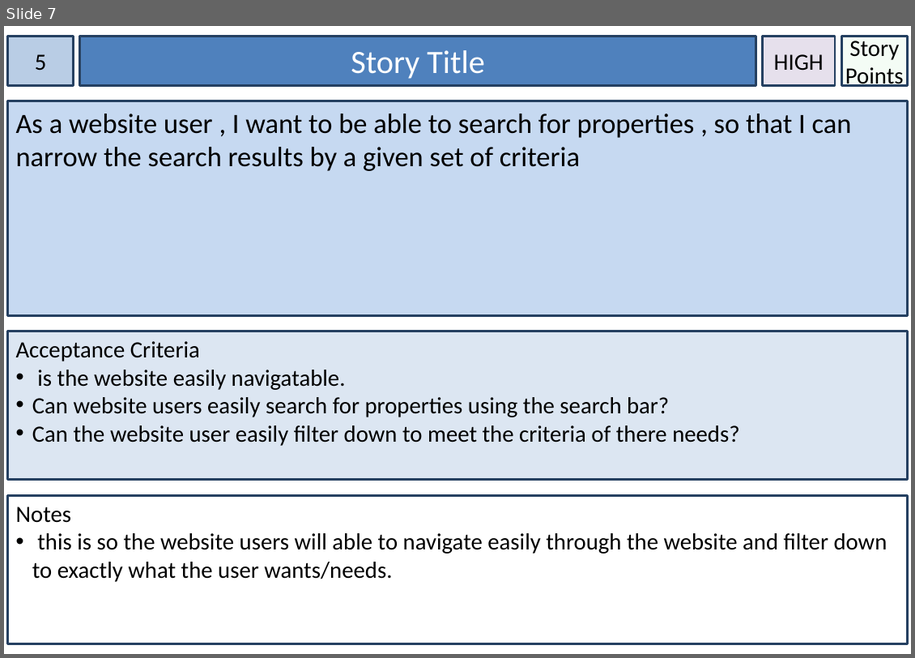
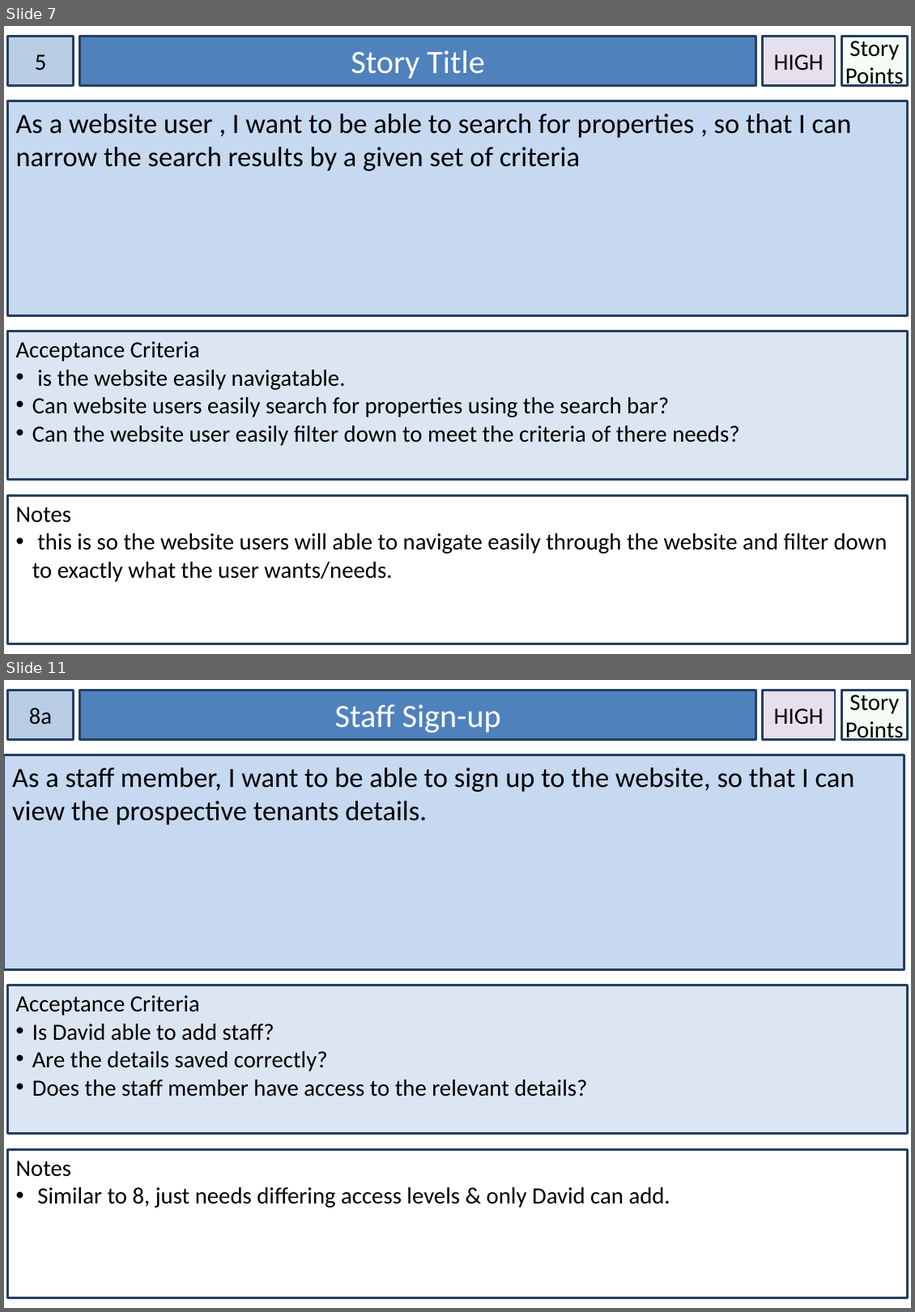
Before and after one commit to neeby/flowerpotmen, a slide deck: Things.pptx. Shown one above the other, each under a label of ours: slide 7 before the commit, slides 7 and 11 after it; the slides between them are not shown. The pictures are 915x658 and 915x1312 pixels, drawn with LibreOffice and Linux fonts; fonts in the diff are those of the drawing. Boxes give left, top, right and bottom in pixels: in the first picture for what was removed or moved away, otherwise in the second. Text is boxed around its words. In the diff, an @@ line names an element or a change of style, - is before the commit and + after.

```diff
--- a/Things.pptx
+++ b/Things.pptx
@@ slide 11 added at [4, 680, 911, 1308], background #FFFFFF @@
@@ rectangle added at [7, 690, 74, 739], fill #B9CDE5, outline #254061 2 pt, 20 pt, text #000000 @@
+8a
@@ rectangle added at [80, 690, 756, 739], fill #4F81BD, outline #254061 2 pt, 28 pt, text #FFFFFF @@
+Staff Sign-up
@@ rectangle added at [763, 690, 836, 739], fill #E6E0EC, outline #254061 2 pt, 20 pt, text #000000 @@
+HIGH
@@ rectangle added at [842, 690, 908, 739], fill #CCF0CD at 20% opacity, outline #254061 2 pt, 20 pt, text #000000 @@
+Story Points
@@ rectangle added at [4, 755, 905, 970], fill #C6D9F1, outline #254061 2 pt, 24 pt, text #000000 @@
+As a staff member, I want to be able to sign up to the website, so that I can view the prospective tenants details.
@@ rectangle added at [7, 985, 908, 1134], fill #DCE6F2, outline #254061 2 pt, 20 pt, text #000000 @@
+Acceptance Criteria
+• Is David able to add staff?
+• Are the details saved correctly?
+• Does the staff member have access to the relevant details?
@@ rectangle added at [7, 1150, 908, 1298], fill #FFFFFF, outline #254061 2 pt, 20 pt, text #000000 @@
+Notes
+• Similar to 8, just needs differing access levels & only David can add.
```
Also in this commit, not shown: 3 other slides added.
